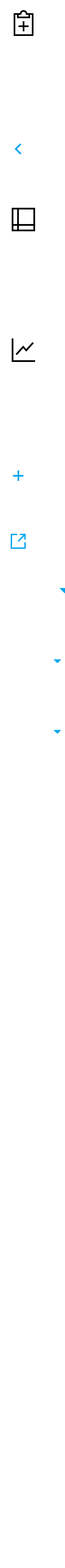
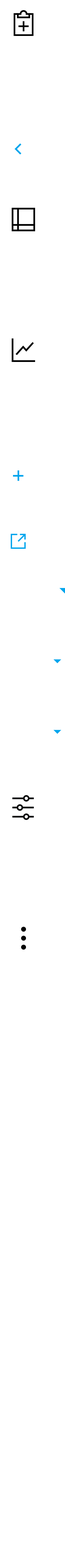
Before/after of a 65 x 1568 layered artwork. What changed in the layer stack:
added group "Hamburger" with 2 layers in group "Artboard 1" over left=21, top=926, right=27, bottom=950
added layer "Shape 1" (2nd of 2, in "Artboard 1" › "Hamburger") in group "Hamburger" over left=21, top=926, right=27, bottom=950
added group "Controls" with 2 layers in group "Artboard 1" over left=12, top=795, right=34, bottom=820
added layer "Vector Smart Object" (10th of 14, in "Artboard 1" › "Controls") in group "Controls" over left=12, top=795, right=34, bottom=820
